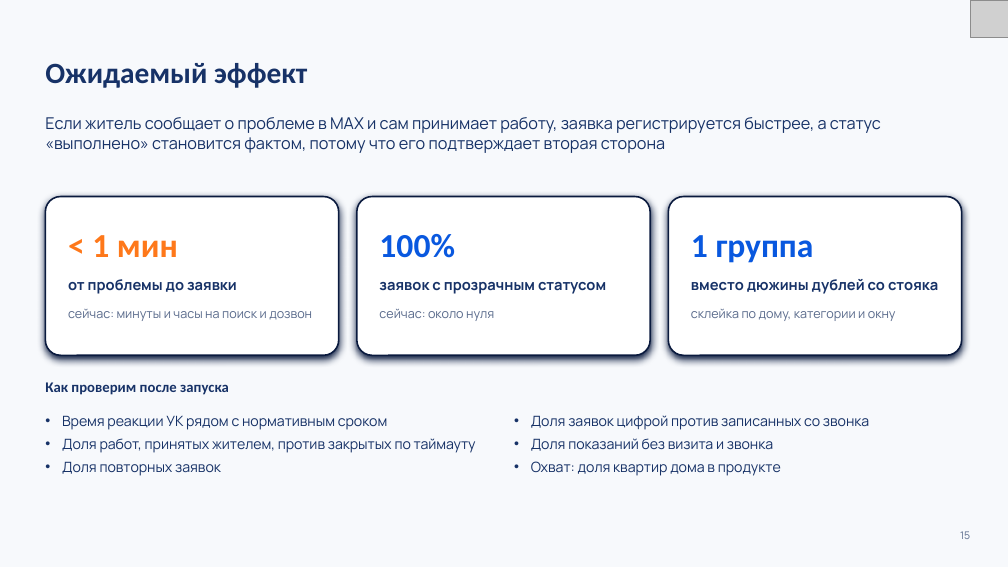
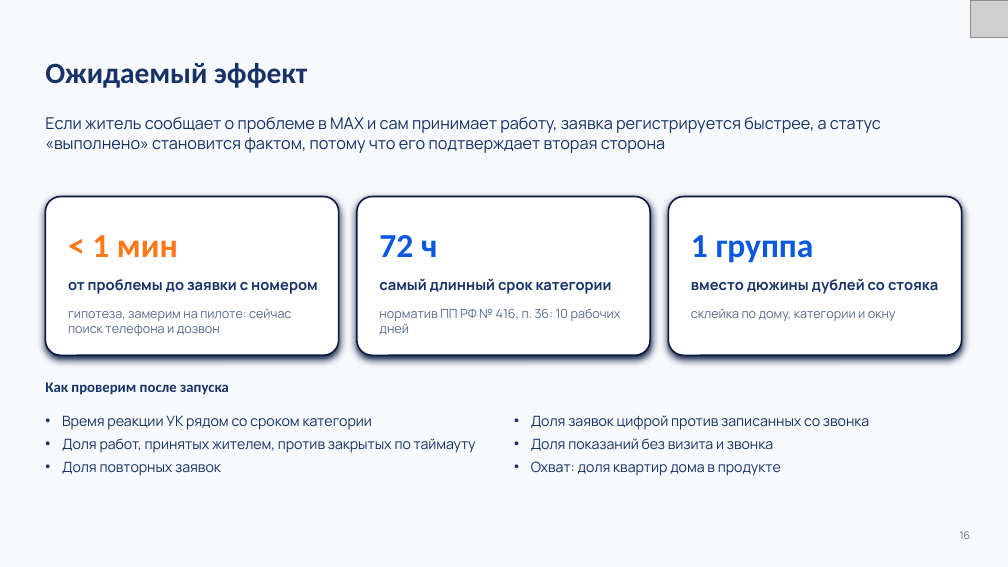
Before and after one commit to K1rL3s/vkmax-mobilization, a slide deck: slide 16 of docs/preza/zheka.pptx (slide 15 before the commit). Drawn at 1008x567 pixels with LibreOffice and Linux fonts; fonts in the diff are those of the drawing; grey boxes stand for pictures. Boxes give left, top, right and bottom in pixels: in the first picture for what was removed or moved away, otherwise in the second. Text is boxed around its words. In the diff, an @@ line names an element or a change of style, - is before the commit and + after.

```diff
--- a/docs/preza/zheka.pptx
+++ b/docs/preza/zheka.pptx
@@ text at (x1=379, y1=235, x2=437, y2=257): text changed @@
-100%
+72 ч
@@ text at (x1=68, y1=279, x2=318, y2=294): text changed @@
-от проблемы до заявки
+от проблемы до заявки с номером
@@ text at (x1=379, y1=279, x2=612, y2=294): text changed @@
-заявок с прозрачным статусом
+самый длинный срок категории
@@ text at (x1=68, y1=309, x2=291, y2=336): text changed @@
-сейчас: минуты и часы на поиск и дозвон
+гипотеза, замерим на пилоте: сейчас поиск телефона и дозвон
@@ text at (x1=379, y1=309, x2=621, y2=335): text changed @@
-сейчас: около нуля
+норматив ПП РФ № 416, п. 36: 10 рабочих дней
@@ text at (x1=62, y1=415, x2=372, y2=430): text changed @@
-• Время реакции УК рядом с нормативным сроком
+• Время реакции УК рядом со сроком категории
@@ text at (x1=960, y1=531, x2=971, y2=539): text changed @@
-15
+16
```
Also in this commit, not shown: 20 other slides changed, 2 slides added, 1 slide removed, 10 other files.
